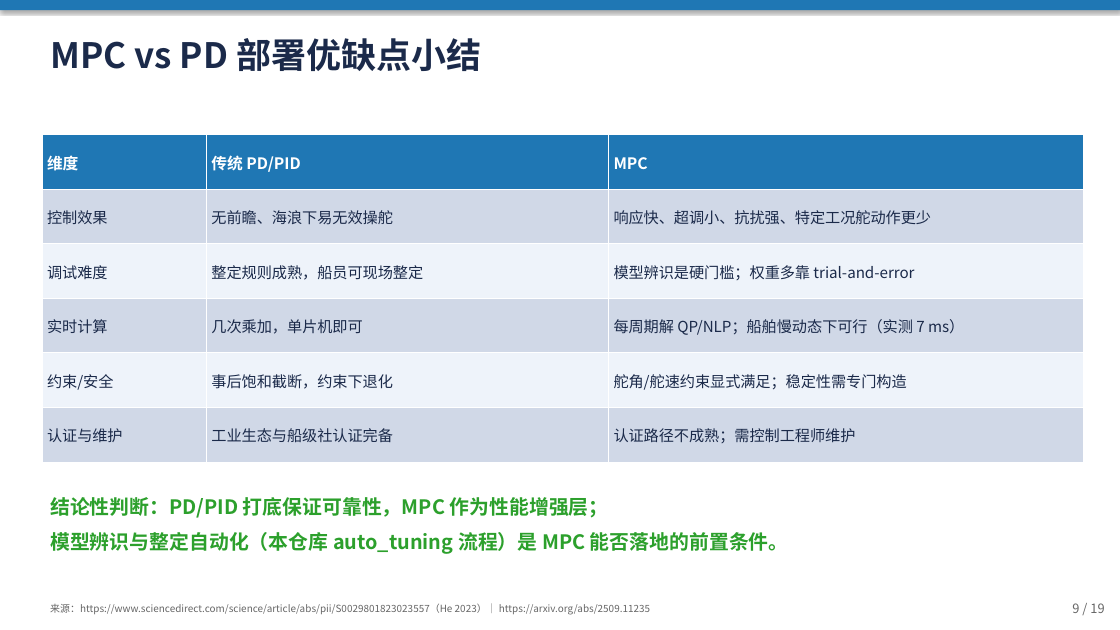
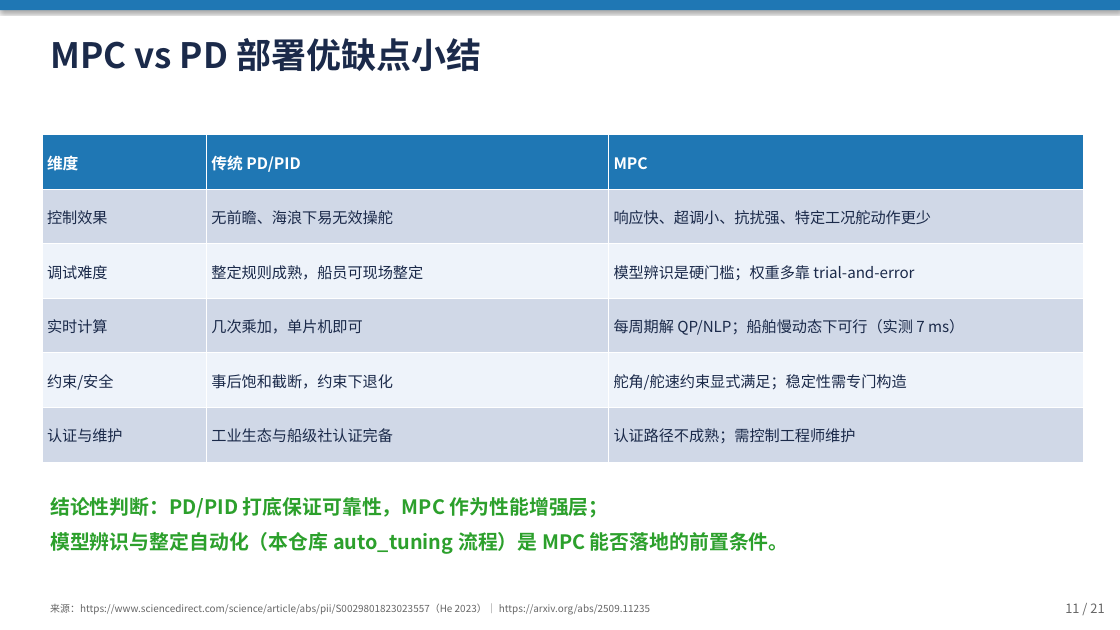
Before and after one commit to jimaka/auto_rudder, a slide deck: slide 11 of docs/ship_energy_research/船舶控制与节能算法调研汇报.pptx (slide 9 before the commit). Drawn at 1120x630 pixels with LibreOffice and Linux fonts; fonts in the diff are those of the drawing. Boxes give left, top, right and bottom in pixels: in the first picture for what was removed or moved away, otherwise in the second. Text is boxed around its words. In the diff, an @@ line names an element or a change of style, - is before the commit and + after.

```diff
--- a/docs/ship_energy_research/船舶控制与节能算法调研汇报.pptx
+++ b/docs/ship_energy_research/船舶控制与节能算法调研汇报.pptx
@@ text at box(1065, 603, 1104, 613): text changed @@
-9 / 19
+11 / 21
```
Also in this commit, not shown: 16 other slides changed, 2 slides added, 4 other files.
